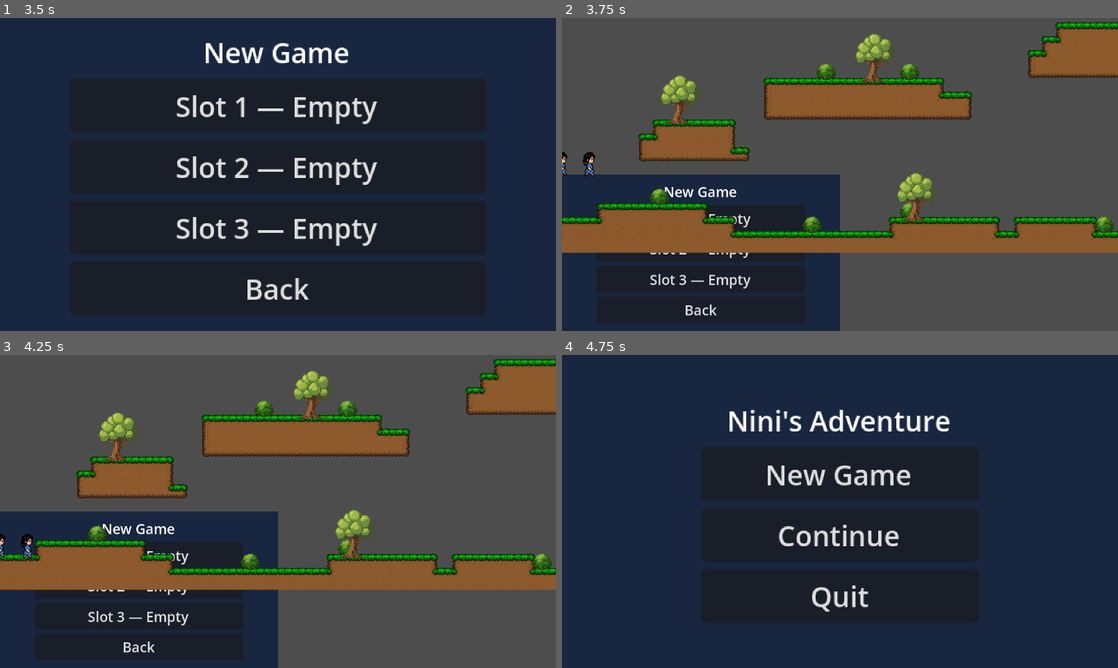
Above: before the commit, frames 1-4 (two rows, left to right).
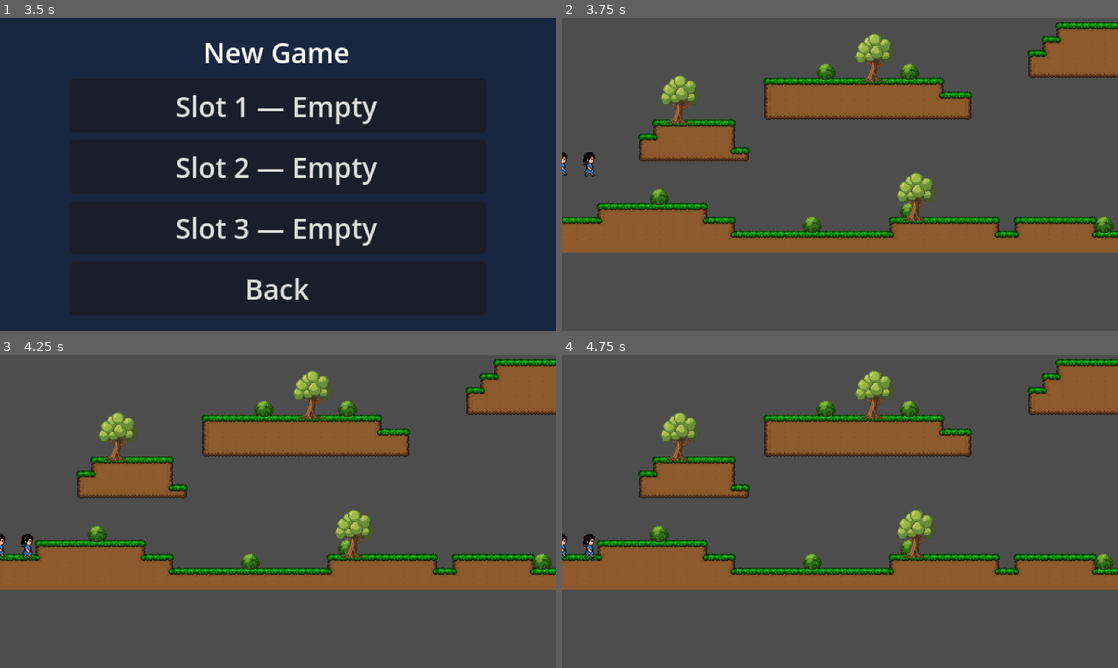
Above: after the commit, the same moments.

Repository: PsyburGai/ninis-adventure
Game: Godot game, scene res://source/scenes/levels/main_menu.tscn
Same seed, same stepped clock (60 frames per second), same inputs: the game is played once before the commit and once after it.
Inputs (mouse positions are in pixels of both pictures, inside the frame that each line leads up to):
- Up to frame 1 (3.5 s): click "New Game" at 0.5 s; click "Back" at 1.25 s; click (278, 287) at 2 s, where only the run before the commit has a clickable "Back"; click "New Game" at 2.75 s
- Up to frame 2 (3.75 s): click "Slot 1 — Empty" at 3.5 s
- Up to frame 3 (4.25 s): no input
- Up to frame 4 (4.75 s): click (701, 646) at 4.25 s, where only the run before the commit has a clickable "Back"

Frame 1 is identical in both runs. In frame 2, 19% of the frame differs, in the area x 0-50%, y 50-100%; in frame 3, 19%; in frame 4, 100%, in the area x 0-100%, y 0-100%.

Commit message:
Fix menu overlay, pass mode via SceneTransition, fix slot_select scene switching

Diff:
--- a/source/scripts/managers/scene_transition.gd
+++ b/source/scripts/managers/scene_transition.gd
@@ -7,3 +7,4 @@
 ##   Path: res://source/scripts/managers/scene_transition.gd
 
 var next_spawn: String = "left"   # "left" or "right"
+var menu_mode: String = "new_game"  # "new_game" or "load_game"
--- a/source/scripts/ui/main_menu.gd
+++ b/source/scripts/ui/main_menu.gd
@@ -4,21 +4,16 @@
 	$VBoxContainer/NewGameButton.pressed.connect(_on_new_game_pressed)
 	$VBoxContainer/ContinueButton.pressed.connect(_on_continue_pressed)
 	$VBoxContainer/QuitButton.pressed.connect(_on_quit_pressed)
-	# Show Continue only if at least one save exists
 	var any_save = SaveManager.has_save(1) or SaveManager.has_save(2) or SaveManager.has_save(3)
 	$VBoxContainer/ContinueButton.visible = any_save
 
 func _on_new_game_pressed() -> void:
-	var slot_scene = load("res://source/scenes/ui/slot_select.tscn").instantiate()
-	slot_scene.set_mode("new_game")
-	get_tree().root.add_child(slot_scene)
-	queue_free()
+	SceneTransition.menu_mode = "new_game"
+	get_tree().change_scene_to_file("res://source/scenes/ui/slot_select.tscn")
 
 func _on_continue_pressed() -> void:
-	var slot_scene = load("res://source/scenes/ui/slot_select.tscn").instantiate()
-	slot_scene.set_mode("load_game")
-	get_tree().root.add_child(slot_scene)
-	queue_free()
+	SceneTransition.menu_mode = "load_game"
+	get_tree().change_scene_to_file("res://source/scenes/ui/slot_select.tscn")
 
 func _on_quit_pressed() -> void:
 	get_tree().quit()
--- a/source/scripts/ui/slot_select.gd
+++ b/source/scripts/ui/slot_select.gd
@@ -1,9 +1,11 @@
 extends Control
 
-# Mode is either "new_game" or "load_game"
 var mode: String = "new_game"
 
 func _ready():
+	mode = SceneTransition.menu_mode
+	var title = "New Game" if mode == "new_game" else "Continue"
+	$VBoxContainer/Title.text = title
 	$VBoxContainer/BackButton.pressed.connect(_on_back_pressed)
 	for i in range(1, 4):
 		$VBoxContainer.get_node("Slot" + str(i) + "Button").pressed.connect(_on_slot_pressed.bind(i))
